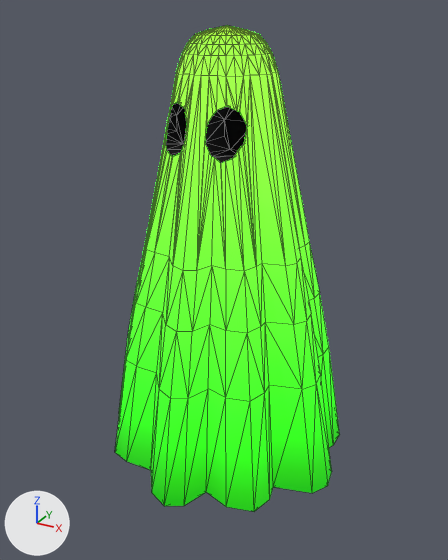
The glTF model Kirzoz/Ghost.glb, before and after one commit.
Rendered twice from a 50 mm lens placed at (1.3, -2.38, 2.15), pointed at (0.0, -0.02, 0.96). Arrows for +X, +Y and +Z are at lower left; the lights stay in place. Mesh edges are drawn as thin lines. Objects named as collision shapes, trigger or cutter boxes, shadow casters or lower levels of detail are left out.

Objects in the first picture: 'Ghost'.
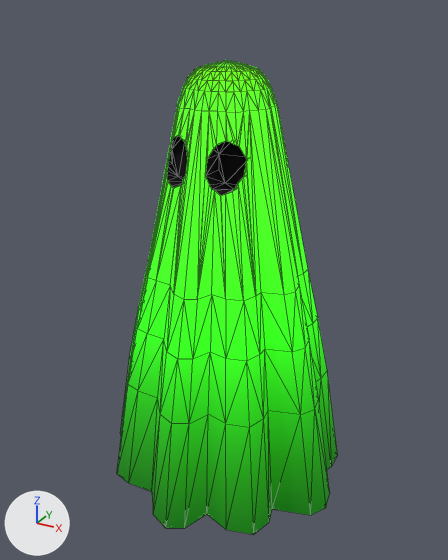
Pixel boxes (x1, y1, x2, y2) of what changed, in the pictures (448 x 560 px):
```json
{"object": "Ghost", "change": "surface changed, moved", "before": [115, 25, 339, 512], "after": [117, 60, 338, 534]}
```

Scene script edits in JSON lines:
```json
{"op": "add", "block": "img_halloweenswatch", "code": ["img_halloweenswatch = load_image('HalloweenSwatch', '_unpacked/HalloweenSwatch', 512, 512, 'sRGB')"]}
{"block": "mat_halloweenswatchglow", "where": "n0 = _N.new('ShaderNodeBsdfPrincipled'); n0.name = 'Principled BSDF'"}
{"op": "set", "path": "n0.inputs[28].default_value", "old": "10.0", "new": "2.5", "note": "'Emission Strength'"}
{"block": "mat_halloweenswatchglow", "where": "n2 = _N.new('ShaderNodeTexImage'); n2.name = 'Image Texture'"}
{"op": "set", "path": "n2.image", "old": "img_halloweenswatch12", "new": "img_halloweenswatch"}
{"block": "mat_halloweenswatchglow", "where": "n5 = _N.new('ShaderNodeTexImage'); n5.name = 'Image Texture.001'"}
{"op": "set", "path": "n5.image", "old": "img_halloweenswatch12", "new": "img_halloweenswatch"}
{"op": "set", "path": "ob_ghost.location", "old": "(0.0, 0.0, 0.0)", "new": "(0.0, 0.0, -0.133)"}
```
